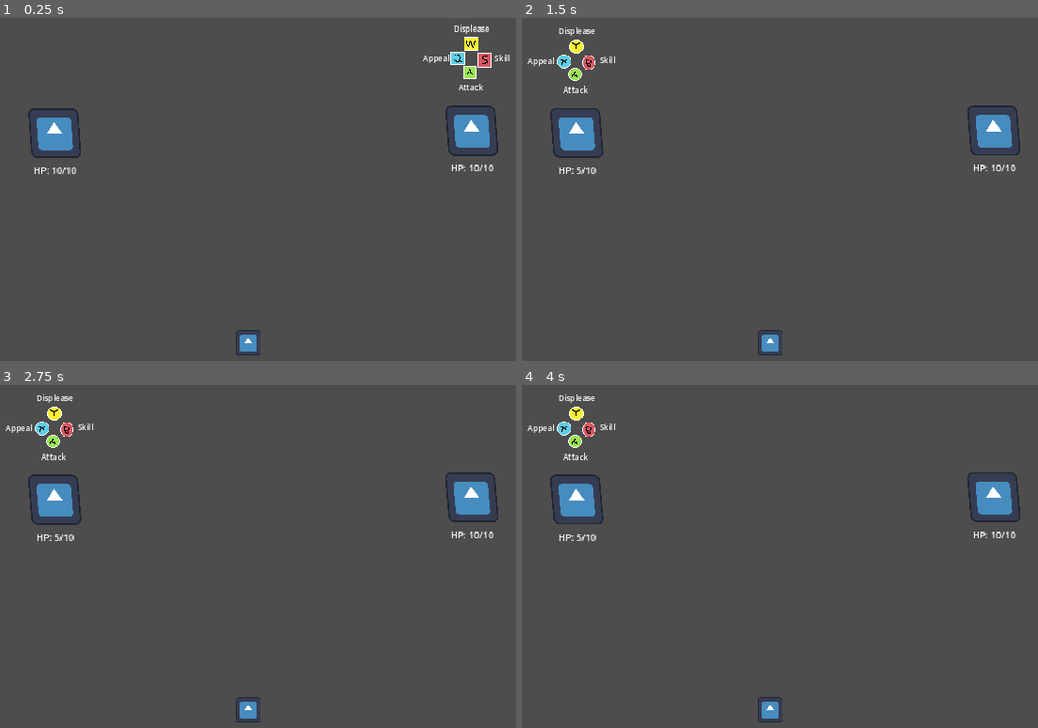
Above: before the commit, frames 1-4 (two rows, left to right).
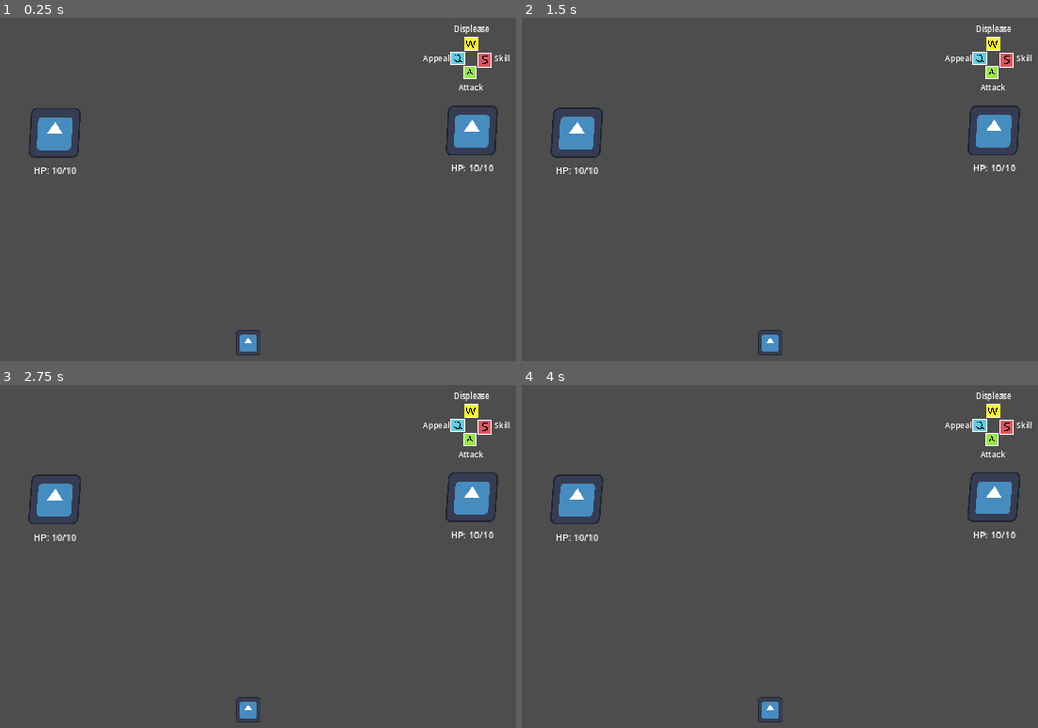
Above: after the commit, the same moments.

Repository: hyperdriveguy/eivbos
Game: Godot game, scene res://battle/battle.tscn
The game is run twice, just before and just after one commit, with the same random seed, the same clock (stepped at 60 frames per second) and the same inputs. The engine's default icon, where the game draws it, is replaced by a stand-in: a white triangle on a blue panel in a dark square.
Inputs:
- Up to frame 1 (0.25 s): no input
- Up to frame 2 (1.5 s): tap A (attack_battle) at 0.6 s; tap S (action_secondary, bound only after the commit) at 0.8, 1.35 s; tap Enter at 1.25 s
- Up to frame 3 (2.75 s): tap Q (special_primary, bound only after the commit) at 1.55, 2.1 s; tap W (special_secondary, bound only after the commit) at 2.3 s
- Up to frame 4 (4 s): tap Space at 2.75 s; tap W (special_secondary, bound only after the commit) at 2.85 s; tap A (attack_battle) at 3.05, 3.6 s; tap Enter at 3.5 s; tap S (action_secondary, bound only after the commit) at 3.8 s

The runs differ from the first frame. In frame 1, 0.4% of the frame differs, in the area x 5-97%, y 25-41%; in frame 2, 1.8%, in the area x 1-99%, y 1-46%; in frame 3, 1.8%; in frame 4, 1.8%.
Error before the commit: Assertion failed: Device 0 has no actions. Maybe the joypad is disconnected. (res://addons/multiplayer_input/multiplayer_input.gd:159)
Error after the commit: Invalid assignment of property or key 'is_keyboard' with value of type 'bool' on a base object of type 'Node2D (action_indicator.gd)'. (res://battle/player_bat…

Commit message:
Start action indicator menu refactor

Diff:
--- a/action_indicator.tscn
+++ b/action_indicator.tscn
@@ -13,6 +13,14 @@
 atlas = ExtResource("2_lgju0")
 region = Rect2(256, 0, 64, 64)
 
+[sub_resource type="AtlasTexture" id="AtlasTexture_8lagp"]
+atlas = ExtResource("2_lgju0")
+region = Rect2(0, 0, 64, 64)
+
+[sub_resource type="AtlasTexture" id="AtlasTexture_1but0"]
+atlas = ExtResource("2_lgju0")
+region = Rect2(128, 0, 64, 64)
+
 [sub_resource type="AtlasTexture" id="AtlasTexture_tfa3r"]
 atlas = ExtResource("2_lgju0")
 region = Rect2(0, 0, 64, 64)
@@ -20,14 +28,6 @@
 [sub_resource type="AtlasTexture" id="AtlasTexture_dmn6g"]
 atlas = ExtResource("2_lgju0")
 region = Rect2(192, 0, 64, 64)
-
-[sub_resource type="AtlasTexture" id="AtlasTexture_8lagp"]
-atlas = ExtResource("2_lgju0")
-region = Rect2(0, 0, 64, 64)
-
-[sub_resource type="AtlasTexture" id="AtlasTexture_1but0"]
-atlas = ExtResource("2_lgju0")
-region = Rect2(128, 0, 64, 64)
 
 [sub_resource type="AtlasTexture" id="AtlasTexture_xxfhf"]
 atlas = ExtResource("2_lgju0")
@@ -87,7 +87,18 @@
 "texture": SubResource("AtlasTexture_r2rwu")
 }],
 "loop": true,
-"name": &"joy confirm a",
+"name": &"joy confirm primary action",
+"speed": 5.0
+}, {
+"frames": [{
+"duration": 1.0,
+"texture": SubResource("AtlasTexture_8lagp")
+}, {
+"duration": 1.0,
+"texture": SubResource("AtlasTexture_1but0")
+}],
+"loop": true,
+"name": &"joy confirm primary special",
 "speed": 5.0
 }, {
 "frames": [{
@@ -98,18 +109,7 @@
 "texture": SubResource("AtlasTexture_dmn6g")
 }],
 "loop": true,
-"name": &"joy confirm b",
-"speed": 5.0
-}, {
-"frames": [{
-"duration": 1.0,
-"texture": SubResource("AtlasTexture_8lagp")
-}, {
-"duration": 1.0,
-"texture": SubResource("AtlasTexture_1but0")
-}],
-"loop": true,
-"name": &"joy confirm x",
+"name": &"joy confirm secondary action",
 "speed": 5.0
 }, {
 "frames": [{
@@ -120,7 +120,7 @@
 "texture": SubResource("AtlasTexture_7makd")
 }],
 "loop": true,
-"name": &"joy confirm y",
+"name": &"joy confirm secondary special",
 "speed": 5.0
 }, {
 "frames": [{
@@ -139,7 +139,7 @@
 "texture": SubResource("AtlasTexture_ajo8d")
 }],
 "loop": true,
-"name": &"key confirm a",
+"name": &"key confirm primary action",
 "speed": 5.0
 }, {
 "frames": [{
@@ -150,7 +150,7 @@
 "texture": SubResource("AtlasTexture_qdb5p")
 }],
 "loop": true,
-"name": &"key confirm q",
+"name": &"key confirm primary special",
 "speed": 5.0
 }, {
 "frames": [{
@@ -161,7 +161,7 @@
 "texture": SubResource("AtlasTexture_svh62")
 }],
 "loop": true,
-"name": &"key confirm s",
+"name": &"key confirm secondary action",
 "speed": 5.0
 }, {
 "frames": [{
@@ -172,7 +172,7 @@
 "texture": SubResource("AtlasTexture_mxlom")
 }],
 "loop": true,
-"name": &"key confirm w",
+"name": &"key confirm secondary special",
 "speed": 5.0
 }, {
 "frames": [{
@@ -190,7 +190,7 @@
 [node name="ButtonsAnimatedSprite" type="AnimatedSprite2D" parent="."]
 scale = Vector2(2, 2)
 sprite_frames = SubResource("SpriteFrames_b2sj3")
-animation = &"joy idle"
+animation = &"key confirm secondary special"
 
 [node name="PrimaryActionLabel" type="Label" parent="."]
 offset_left = -152.0
--- a/battle/player_battler/action_indicator.gd
+++ b/battle/player_battler/action_indicator.gd
@@ -1,6 +1,7 @@
 extends Node2D
 
-var is_keyboard: bool = false
+var input_dev: DeviceInput
+var listen_inputs: bool = false
 
 # Called when the node enters the scene tree for the first time.
 func _ready() -> void:
@@ -8,8 +9,24 @@
 
 
 # Called every frame. 'delta' is the elapsed time since the previous frame.
-func _process(delta: float) -> void:
-	pass
+func _process(_delta: float) -> void:
+	if listen_inputs:
+		if input_dev.is_action_just_pressed("action_primary"):
+			set_button_animation("confirm primary action")
+		elif input_dev.is_action_just_pressed("action_secondary"):
+			set_button_animation("confirm secondary action")
+		elif input_dev.is_action_just_pressed("special_primary"):
+			set_button_animation("confirm primary special")
+		elif input_dev.is_action_just_pressed("special_secondary"):
+			set_button_animation("confirm secondary special")
+
+func enable():
+	visible = true
+	listen_inputs = true
+
+func disable():
+	visible = false
+	listen_inputs = false
 
 func set_button_labels(primary_action:String, secondary_action:String, primary_special:String, secondary_special:String):
 	$PrimaryActionLabel.text = primary_action
@@ -18,7 +35,7 @@
 	$SecondarySpecialLabel.text = secondary_special
 
 func set_button_animation(anim:String):
-	if is_keyboard:
+	if input_dev.is_keyboard():
 		$ButtonsAnimatedSprite.animation = "key " + anim
 	else:
 		$ButtonsAnimatedSprite.animation = "joy " + anim
--- a/battle/player_battler/player_battler.gd
+++ b/battle/player_battler/player_battler.gd
@@ -21,12 +21,14 @@
 	var devices = Input.get_connected_joypads()
 	# also consider keyboard player
 	devices.append(-1)
-	print(devices)
+	print("Devices: ", devices)
 
-	input = DeviceInput.new(player_input_id)
 	print("rizz: ", current_stats.rizz)
 	_refresh_labels()
-	$AnimationPlayer.play_backwards("idle")
+	$AnimationPlayer.play("idle")
+
+	# Initialize button hints
+	$ActionIndicator.input_dev = DeviceInput.new(player_input_id)
 	$ActionIndicator.set_button_labels("Attack", "Skill", "Appeal", "Displease")
 	if player_input_id == -1:
 		$ActionIndicator.is_keyboard = true
@@ -45,10 +47,10 @@
 
 func start_turn():
 	is_turn = true
-	$ActionIndicator.visible = true
+	$ActionIndicator.enable()
 
 func end_turn():
-	$ActionIndicator.visible = false
+	$ActionIndicator.disable()
 	is_turn = false
 	turn_finished.emit()
 
--- a/project.godot
+++ b/project.godot
@@ -37,7 +37,31 @@
 attack_battle={
 "deadzone": 0.5,
 "events": [Object(InputEventKey,"resource_local_to_scene":false,"resource_name":"","device":-1,"window_id":0,"alt_press …(191 unchanged characters)…
+, Object(InputEventJoypadButton,"resource_local_to_scene":false,"resource_name":"","device":-1,"button_index":0,"pressure":0.0,"pressed":true,"script":null)
+]
+}
+action_primary={
+"deadzone": 0.5,
+"events": [Object(InputEventKey,"resource_local_to_scene":false,"resource_name":"","device":-1,"window_id":0,"alt_pressed":false,"shift_pressed":false,"ctrl_pressed":false,"meta_pressed":false,"pressed":false,"keycode":0,"physical_keycode":65,"key_label":0,"unicode":97,"location":0,"echo":false,"script":null)
+, Object(InputEventJoypadButton,"resource_local_to_scene":false,"resource_name":"","device":-1,"button_index":0,"pressure":0.0,"pressed":false,"script":null)
+]
+}
+action_secondary={
+"deadzone": 0.5,
+"events": [Object(InputEventKey,"resource_local_to_scene":false,"resource_name":"","device":-1,"window_id":0,"alt_pressed":false,"shift_pressed":false,"ctrl_pressed":false,"meta_pressed":false,"pressed":false,"keycode":0,"physical_keycode":83,"key_label":0,"unicode":115,"location":0,"echo":false,"script":null)
 , Object(InputEventJoypadButton,"resource_local_to_scene":false,"resource_name":"","device":-1,"button_index":1,"pressure":0.0,"pressed":false,"script":null)
+]
+}
+special_primary={
+"deadzone": 0.5,
+"events": [Object(InputEventKey,"resource_local_to_scene":false,"resource_name":"","device":-1,"window_id":0,"alt_pressed":false,"shift_pressed":false,"ctrl_pressed":false,"meta_pressed":false,"pressed":false,"keycode":0,"physical_keycode":81,"key_label":0,"unicode":113,"location":0,"echo":false,"script":null)
+, Object(InputEventJoypadButton,"resource_local_to_scene":false,"resource_name":"","device":-1,"button_index":2,"pressure":0.0,"pressed":false,"script":null)
+]
+}
+special_secondary={
+"deadzone": 0.5,
+"events": [Object(InputEventKey,"resource_local_to_scene":false,"resource_name":"","device":-1,"window_id":0,"alt_pressed":false,"shift_pressed":false,"ctrl_pressed":false,"meta_pressed":false,"pressed":false,"keycode":0,"physical_keycode":87,"key_label":0,"unicode":119,"location":0,"echo":false,"script":null)
+, Object(InputEventJoypadButton,"resource_local_to_scene":false,"resource_name":"","device":-1,"button_index":3,"pressure":0.0,"pressed":false,"script":null)
 ]
 }
 
